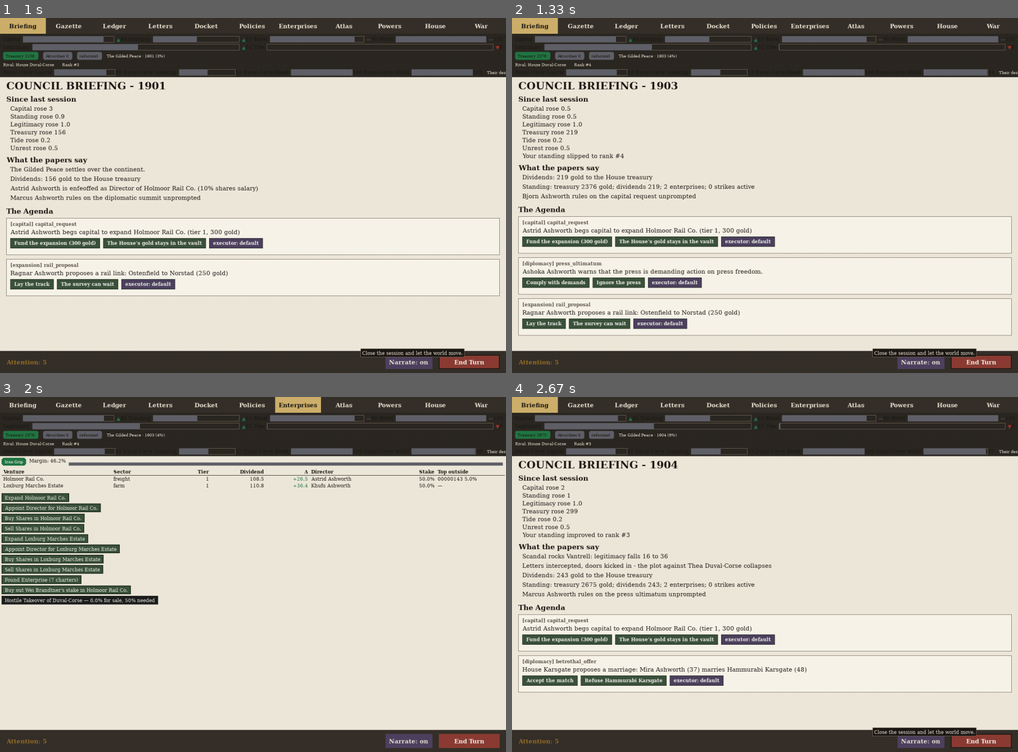
Above: before the commit, frames 1-4 (two rows, left to right).
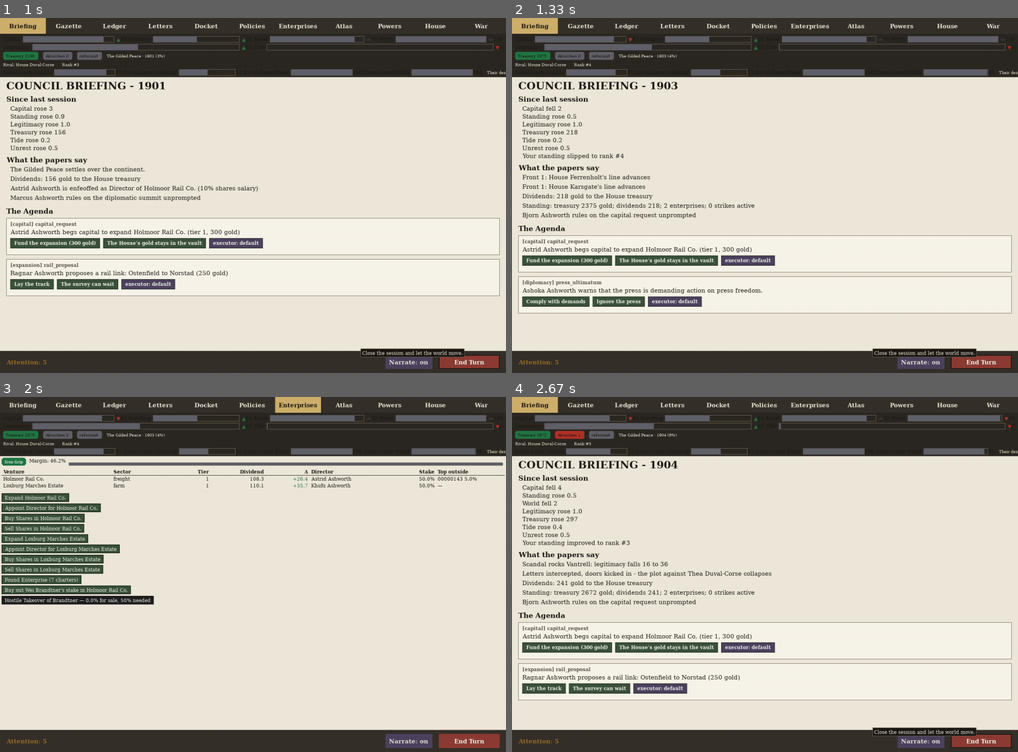
Above: after the commit, the same moments.

Repository: civersen222/Guilded-Age
Game: pygame game, started from gilded/__main__.py
Two runs of this game, one before a commit and one after it. Both use one fixed random seed, a clock stepped at 60 frames per second and the inputs below.
Inputs (mouse positions are in pixels of both pictures, inside the frame that each line leads up to):
- Up to frame 1 (1 s): click "Enterprises" at 0.38 s; click "End Turn" at 0.72 s
- Up to frame 2 (1.33 s): click "End Turn" at 1.05 s
- Up to frame 3 (2 s): click "Enterprises" at 1.38 s; click (263, 453) at 1.72 s
- Up to frame 4 (2.67 s): click "Enterprises" at 2.05 s; click "End Turn" at 2.38 s

Frame 1 is identical in both runs. In frame 2, 11% of the frame differs, in the area x 1-99%, y 5-90%; in frame 3, 0.2%; in frame 4, 9.3%.

Commit message:
14A cut 1: AI houses muster regiments while at war. _muster raises up to MUSTER_CAP regiments from the most populous province (capital spared when a spare exists), allocates them to the losing front of each war, respects the steel stockpile and a population floor. Probe: seeds 7/61/42 -> declared 3/4/4, ended 1/3/2, peak 45.0, truces 2/6/4.

Diff:
--- a/gilded/ai.py
+++ b/gilded/ai.py
@@ -11,8 +11,9 @@
 from gilded.directives import DIRECTIVE_CONVICTION, DIRECTIVE_KEYS
 from gilded.docket import DOMAIN_SEAT, INITIATIVES, _auto_terms, initiative, rule
 from gilded.enterprises import ENTERPRISE_TYPES, EXPAND_COST, TIER_MAX
-from gilded.fronts import (ACCEPT_SCORE, REGIMENT_POP_COST, PeaceTerms,
-                           ai_acceptable)
+from gilded.fronts import (ACCEPT_SCORE, REGIMENT_POP_COST,
+                           REGIMENT_STEEL_COST, PeaceTerms, ai_acceptable,
+                           allocate, raise_regiments)
 # opinion_matrix removed — reads through char._society.opinions now
 from gilded.agenda import ensure_agenda, goal_domain, goal_initiative
 
@@ -196,6 +197,54 @@
     return {k: max(-100, min(100, int(round(v)))) for k, v in targets.items()}
 
 
+MUSTER_FLOOR = 10          # never muster a province below this population
+MUSTER_CAP = 5             # regiments raised per war per turn
+MUSTER_LEAD = 2            # keep at least this many regiments ahead of the foe
+
+
+def _muster(game, house_name: str) -> None:
+    """Raise regiments while at war — the AI never musters unless somebody
+    is on its doorstep or it is marching. For each war it picks the front it
+    is losing, closes the regiment gap plus a lead, and draws them from the
+    most populous non-capital province that can spare the workforce, sparing
+    the steel stockpile when the house has one."""
+    house = game.houses[house_name]
+    if not house.at_war_with:
+        return
+    provs = game.provinces_of(house_name)
+    if not provs:
+        return
+    donor = max(provs, key=lambda p: p.population)
+    spares = [p for p in sorted(provs, key=lambda p: -p.population)
+              if p.pid != house.capital
+              and p.population >= MUSTER_FLOOR * REGIMENT_POP_COST]
+    # prefer a province that stays above the floor after the muster
+    if donor.population < MUSTER_FLOOR * REGIMENT_POP_COST and spares:
+        donor = spares[0]
+    cap = game.capacity.get(house_name)
+    has_steel = any(e.kind == "ironworks" for e in game.ents_of(house_name))
+    steel_room = (cap["steel"] // REGIMENT_STEEL_COST
+                  if has_steel and cap is not None and "steel" in cap
+                  else 10 ** 9)
+    for war in game.wars:
+        if house_name not in (war.aggressor, war.defender) or not war.fronts:
+            continue
+        if house_name == war.aggressor:
+            def _gap(fr): return fr.defender_regiments - fr.attacker_regiments
+        else:
+            def _gap(fr): return fr.attacker_regiments - fr.defender_regiments
+        front = max(war.fronts, key=_gap)
+        want = max(0, min(MUSTER_CAP, _gap(front) + MUSTER_LEAD, steel_room,
+                          (donor.population - MUSTER_FLOOR)
+                          // REGIMENT_POP_COST))
+        if want == 0:
+            continue
+        n = raise_regiments(game, house_name, donor.pid, want)
+        if n > 0:
+            allocate(war, front, house_name, n)
+
+
+
 def set_policy(game, house_name) -> None:
     """Drift each dial one bounded step toward its target, but only while the
     gap exceeds the dead-band. Converged dials are left untouched so their
@@ -222,6 +271,7 @@
     goal = ensure_agenda(game, house_name)
     goal_dom = goal_domain(goal) if goal is not None else None
     set_policy(game, house_name)
+    _muster(game, house_name)
     docket = list(game.docket_by_house.get(house_name, []))
     docket.sort(key=lambda p: (-_score_petition(ruler, p, goal_dom), p.pid))
     for petition in docket:
